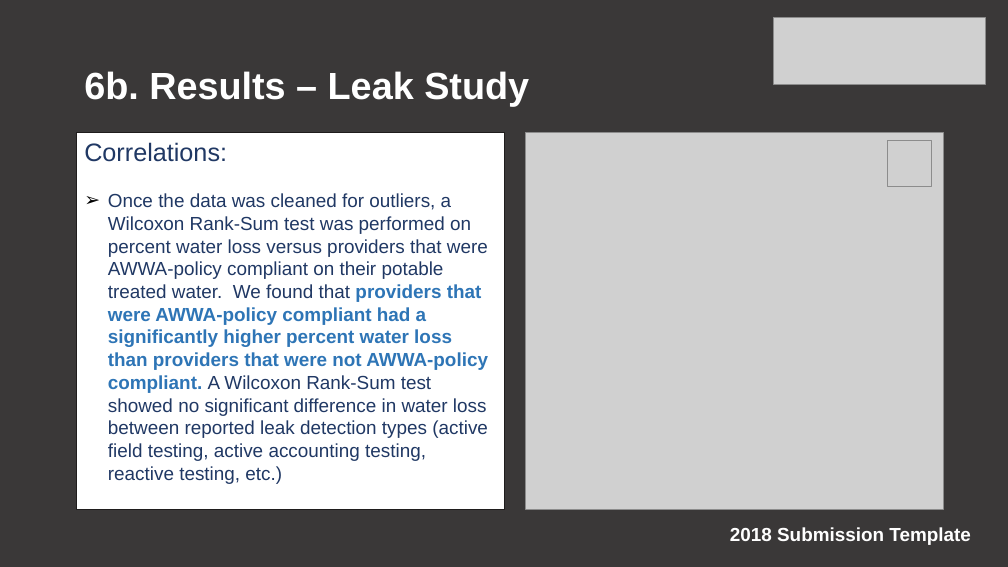
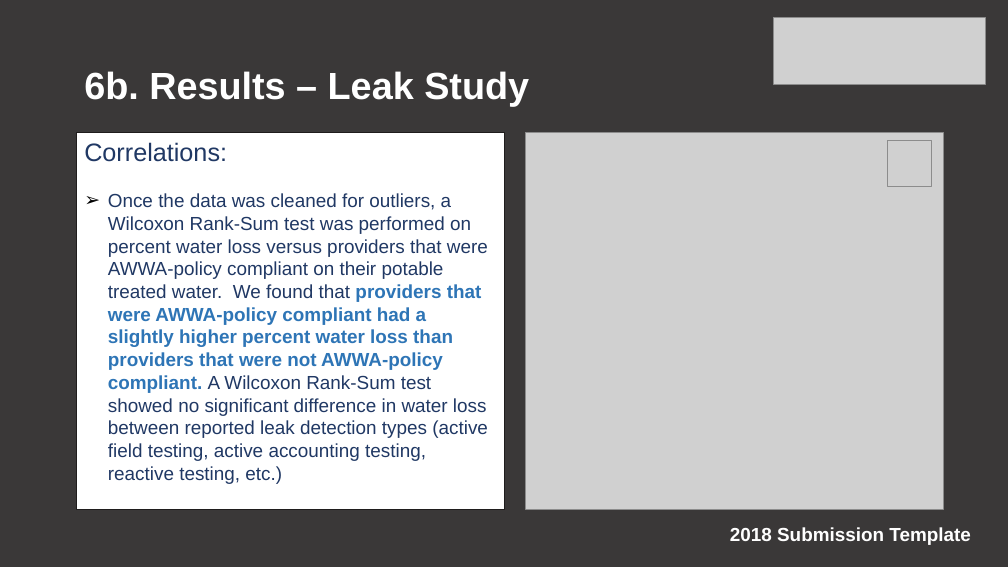
Before and after one commit to ybardashRegis/regiswaterlyticsco, a slide deck: slide 19 of ColoradoCDO_AnalyticsChallenge_Final_Submission_Regis Waterlytics Co_FINAL.pptx. Drawn at 1008x567 pixels with LibreOffice and Linux fonts; fonts in the diff are those of the drawing; grey boxes stand for pictures. Boxes give left, top, right and bottom in pixels: in the first picture for what was removed or moved away, otherwise in the second. Text is boxed around its words. In the diff, an @@ line names an element or a change of style, - is before the commit and + after.

Commit message:
fix typo on 6b

```diff
--- a/ColoradoCDO_AnalyticsChallenge_Final_Submission_Regis Waterlytics Co_FINAL.pptx
+++ b/ColoradoCDO_AnalyticsChallenge_Final_Submission_Regis Waterlytics Co_FINAL.pptx
@@ text in rectangle at [108,193,488,484]: text changed @@
-➢ Once the data was cleaned for outliers, a Wilcoxon Rank-Sum test was performed on percent water loss versus providers that were AWWA-policy compliant on their potable treated water. We found that providers that were AWWA-policy compliant had a significantly higher percent water loss than providers that were not AWWA-policy compliant. A Wilcoxon Rank-Sum test showed no significant difference in water loss between reported leak detection types (active field testing, active accounting testing, reactive testing, etc.)
+➢ Once the data was cleaned for outliers, a Wilcoxon Rank-Sum test was performed on percent water loss versus providers that were AWWA-policy compliant on their potable treated water. We found that providers that were AWWA-policy compliant had a slightly higher percent water loss than providers that were not AWWA-policy compliant. A Wilcoxon Rank-Sum test showed no significant difference in water loss between reported leak detection types (active field testing, active accounting testing, reactive testing, etc.)
```
